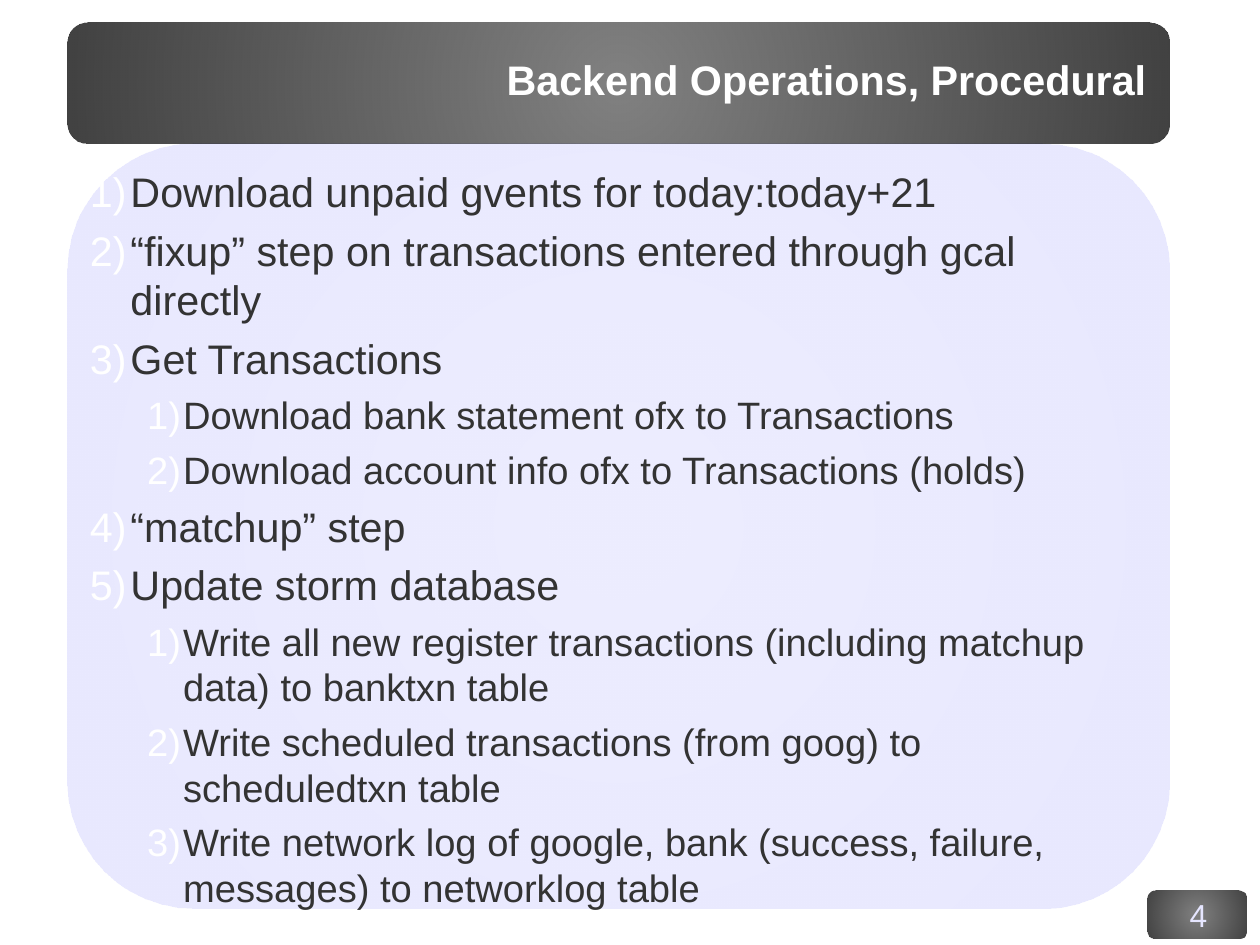
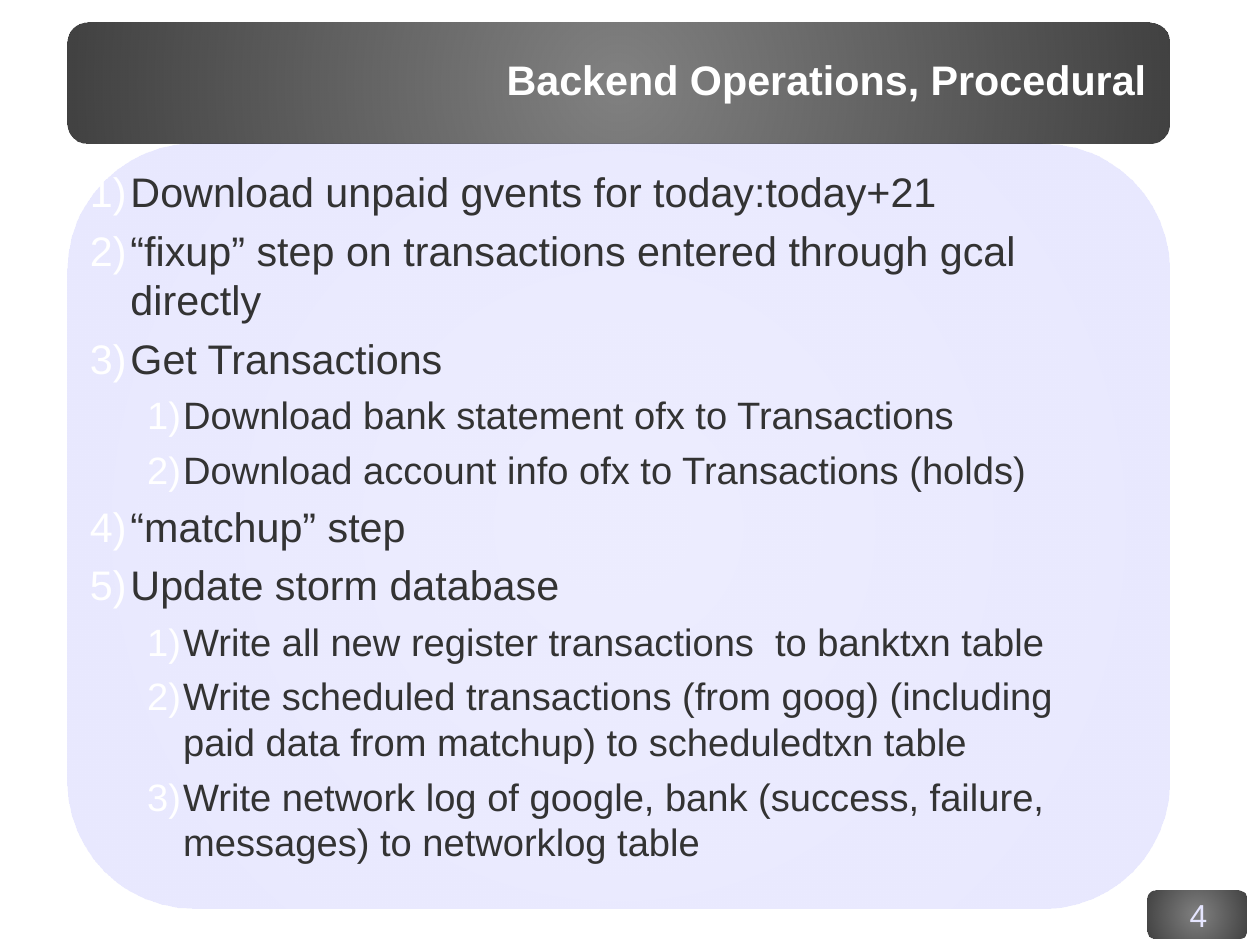
Before and after one commit to corydodt/Afloat, a slide deck: slide 4 of doc/afloat.odp. Drawn at 1260x945 pixels with LibreOffice and Linux fonts; fonts in the diff are those of the drawing; background and template pictures are left out. Boxes give left, top, right and bottom in pixels: in the first picture for what was removed or moved away, otherwise in the second. Text is boxed around its words. In the diff, an @@ line names an element or a change of style, - is before the commit and + after.

```diff
--- a/doc/afloat.odp
+++ b/doc/afloat.odp
@@ text at box(147, 628, 1053, 764): text changed @@
-  1) Write all new register transactions (including matchup data) to banktxn table
-  2) Write scheduled transactions (from goog) to scheduledtxn table
+  1) Write all new register transactions to banktxn table
+  2) Write scheduled transactions (from goog) (including paid data from matchup) to scheduledtxn table
```
